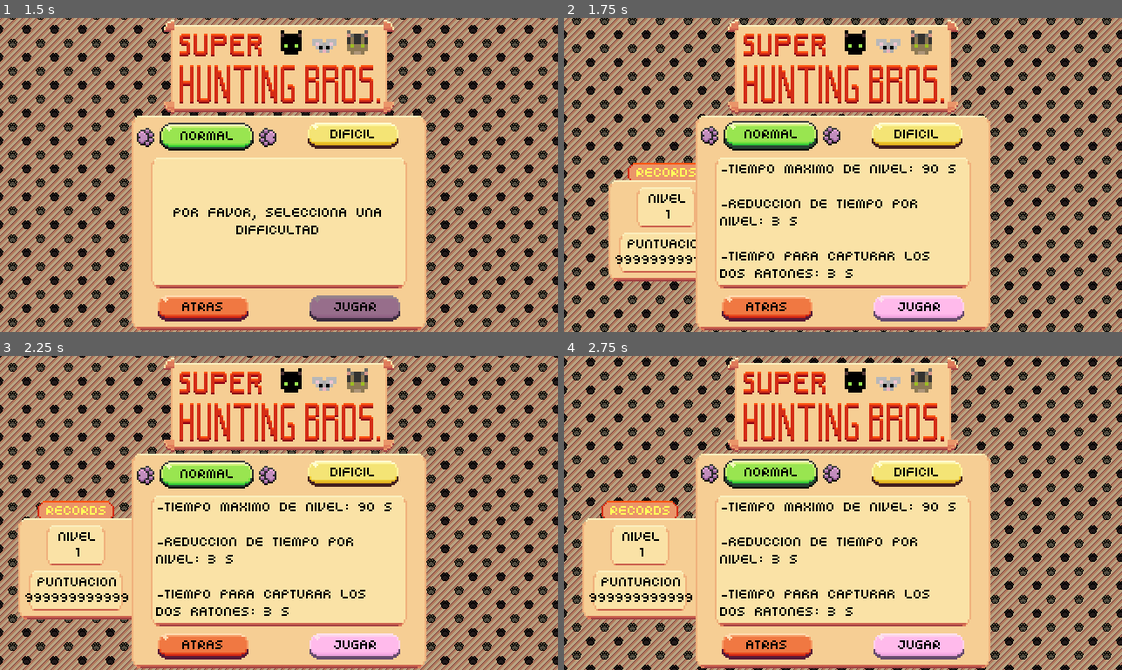
Above: before the commit, frames 1-4 (two rows, left to right).
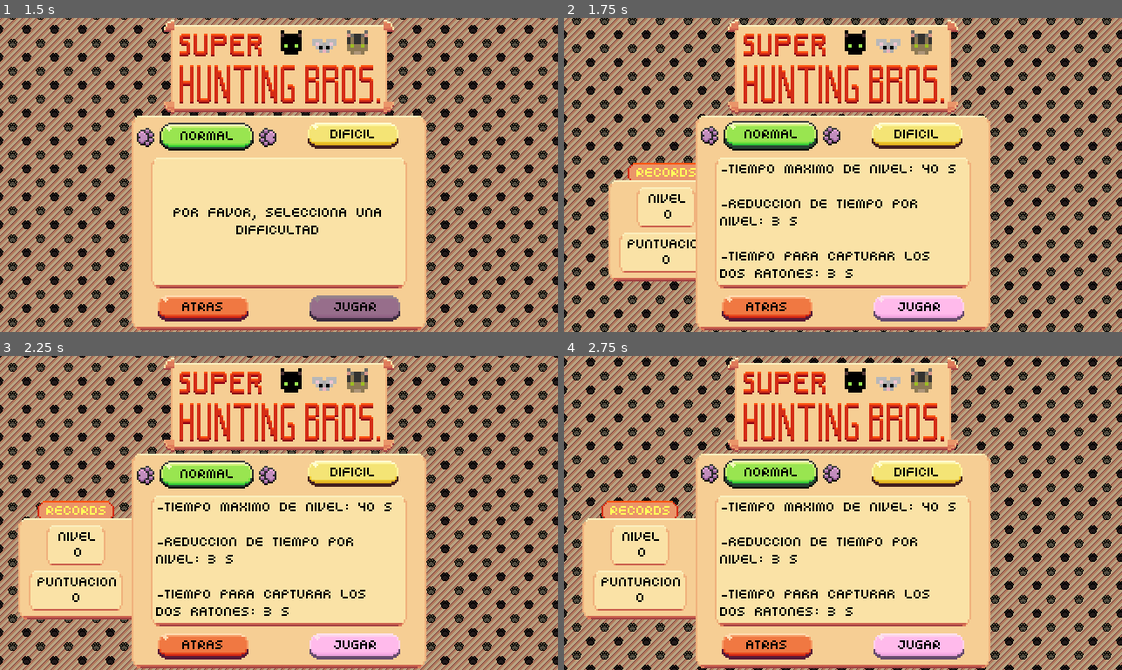
Above: after the commit, the same moments.

Repository: AbocadosProductions/SuperHuntingBrothers
Game: Godot game, scene res://Scenes/main_menu.tscn
Same seed, same stepped clock (60 frames per second), same inputs: the game is played once before the commit and once after it. The project has no main scene, so this scene is started directly.
Inputs (mouse positions are in pixels of both pictures, inside the frame that each line leads up to):
- Up to frame 1 (1.5 s): click (279, 140) at 0.5 s; click (206, 137) at 1.25 s
- Up to frame 2 (1.75 s): no input
- Up to frame 3 (2.25 s): click (206, 475) at 2 s
- Up to frame 4 (2.75 s): no input

Frame 1 is identical in both runs. In frame 2, 0.2% of the frame differs, in the area x 9-66%, y 46-79%; in frame 3, 0.2%, in the area x 4-66%, y 46-79%; in frame 4, 0.2%.

Commit message:
Save work

Diff:
--- a/SuperHuntingBrothersGodot/0_Scripts/AutoLoad/constants.gd
+++ b/SuperHuntingBrothersGodot/0_Scripts/AutoLoad/constants.gd
@@ -65,16 +65,16 @@
 const TIME_MANAGER_TRESHOLD_REACHED_SIGNAL = "treshold_reached"
 
 const DEFAULT_TIME_PER_LEVEL = {
-	HARD_MODE : 50,
-	NORMAL_MODE : 20
+	HARD_MODE : 30,
+	NORMAL_MODE : 40
 }
 const TIME_PER_LEVEL_TO_SUSTRACT = {
 	HARD_MODE : 5,
 	NORMAL_MODE : 3
 }
 const MINIMUM_TIME_PER_LEVEL = {
-	HARD_MODE : 10,
-	NORMAL_MODE : 10
+	HARD_MODE : 15,
+	NORMAL_MODE : 15
 }
 const TRESHOLD_TIME = 15
 const TIME_MANAGER_IDLE_ANIMATION = "Idle"
@@ -235,7 +235,7 @@
 
 const DEFAULT_TEXT = "Por favor, selecciona una difficultad"
 const DIFFICULTY_TEXTS = {
-	NORMAL_MODE : "-Tiempo Maximo de Nivel: 90 s\n\n-Reduccion de tiempo por Nivel: 3 s\n\n-Tiempo para capturar los dos ratones: 3 s",
-	HARD_MODE : "-Tiempo Maximo de Nivel: 60 s\n\n-Reduccion de tiempo por Nivel: 5 s\n\n-Tiempo para capturar los dos ratones: 2 s"
-}
-# --------------------------------------------------------------------------- #
+	NORMAL_MODE : "-Tiempo Maximo de Nivel: 40 s\n\n-Reduccion de tiempo por Nivel: 3 s\n\n-Tiempo para capturar los dos ratones: 3 s",
+	HARD_MODE : "-Tiempo Maximo de Nivel: 30 s\n\n-Reduccion de tiempo por Nivel: 5 s\n\n-Tiempo para capturar los dos ratones: 2 s"
+}
+# --------------------------------------------------------------------------- #
--- a/SuperHuntingBrothersGodot/0_Scripts/Intro/Intro.gd
+++ b/SuperHuntingBrothersGodot/0_Scripts/Intro/Intro.gd
@@ -14,6 +14,7 @@
 
 # Called when the node enters the scene tree for the first time.
 func _ready():
+	Input.set_mouse_mode(Input.MOUSE_MODE_HIDDEN)
 	logo.visible = false
 	reminder.visible = false
 
--- a/SuperHuntingBrothersGodot/0_Scripts/Menu/main_menu.gd
+++ b/SuperHuntingBrothersGodot/0_Scripts/Menu/main_menu.gd
@@ -129,7 +129,7 @@
 	func_to_call = "quit_funct"
 
 func _on_back_to_menu_button_pressed():
-	music_manager.play(Constants.COUNTDOWN_EFFECT)
+	music_manager.play(Constants.BUTTON_PRESSED_EFFECT)
 	start_timer()
 	pressed_button = back_button
 	func_to_call = "back_funct"
--- a/SuperHuntingBrothersGodot/0_Scripts/Menu/tutorial_menu.gd
+++ b/SuperHuntingBrothersGodot/0_Scripts/Menu/tutorial_menu.gd
@@ -33,6 +33,7 @@
 
 # Called when the node enters the scene tree for the first time.
 func _ready():
+	music_manager.play(Constants.MENU_MUSIC)
 	next_button.grab_focus()
 	menu_button.set_visible(false)
 	play_button.set_visible(false)
--- a/SuperHuntingBrothersGodot/Scenes/pause_menu.tscn
+++ b/SuperHuntingBrothersGodot/Scenes/pause_menu.tscn
@@ -98,5 +98,5 @@
 [connection signal="pressed" from="Panel/continue_button" to="." method="_on_continue_button_pressed"]
 [connection signal="focus_entered" from="Panel/back_to_menu_button" to="." method="_focus_entered"]
 [connection signal="pressed" from="Panel/back_to_menu_button" to="." method="_on_back_to_menu_button_pressed"]
-[connection signal="value_changed" from="Panel/volumen_slider" to="." method="_on_h_slider_value_changed"]
+[connection signal="value_changed" from="Panel/volumen_slider" to="." method="_on_volumen_slider_value_changed"]
 [connection signal="timeout" from="Timer" to="." method="_on_timer_timeout"]
--- a/SuperHuntingBrothersGodot/save_data.tres
+++ b/SuperHuntingBrothersGodot/save_data.tres
@@ -1,21 +1,21 @@
-[gd_resource type="Resource" script_class="SaveSystem" load_steps=2 format=3 uid="uid://bvek3n0ord85b"]
+[gd_resource type="Resource" script_class="SaveSystem" load_steps=2 format=3]
 
-[ext_resource type="Script" path="res://0_Scripts/Resources/SaveSystem.gd" id="1_psbjf"]
+[ext_resource type="Script" path="res://0_Scripts/Resources/SaveSystem.gd" id="1_5s5j7"]
 
 [resource]
-script = ExtResource("1_psbjf")
+script = ExtResource("1_5s5j7")
 record_times_per_level = {
 "Hard": [],
-"Normal": [2, 21]
+"Normal": []
 }
 times_per_level = []
 actual_punctuation = 0
 record_punctuation = {
 "Hard": 0,
-"Normal": 9999999999999
+"Normal": 0
 }
 record_level = {
 "Hard": 0,
-"Normal": 1
+"Normal": 0
 }
-difficulty = "Normal"
+difficulty = ""
Not shown: 2 places in SuperHuntingBrothersGodot/Scenes/core.tscn that only renumber resources
